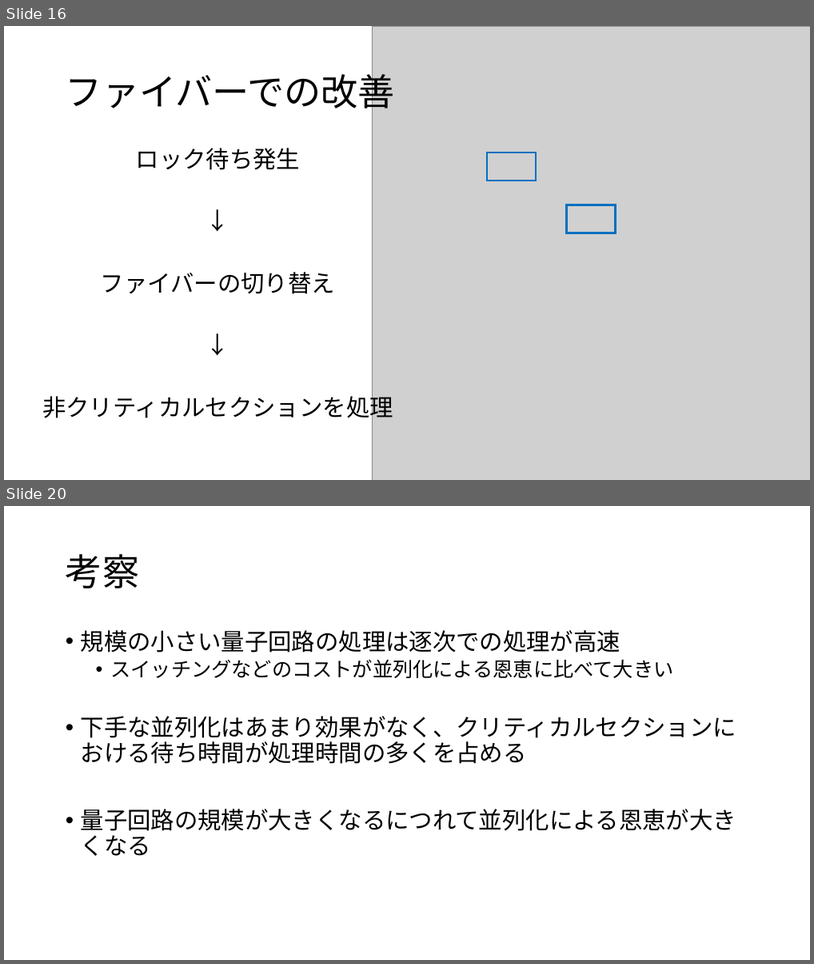
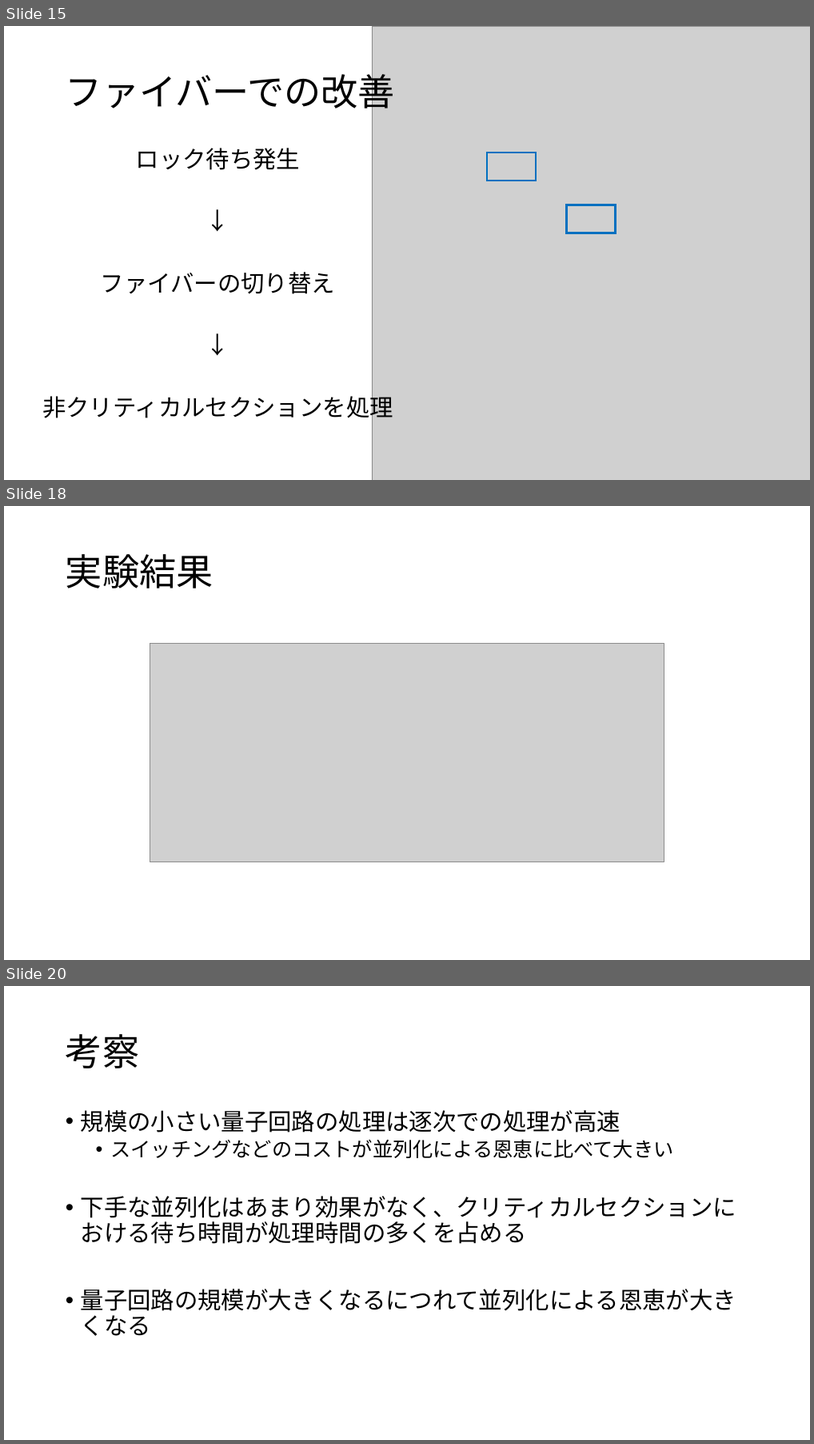
Before and after one commit to uj151133/my_quantum_simulator_with_gpu, a slide deck: docs/present.pptx. Shown one above the other, each under a label of ours: slides 16 and 20 before the commit, slides 15, 18 and 20 after it; the slides between them are not shown. The pictures are 814x964 and 814x1444 pixels, drawn with LibreOffice and Linux fonts; fonts in the diff are those of the drawing; grey boxes stand for pictures. Boxes give left, top, right and bottom in pixels: in the first picture for what was removed or moved away, otherwise in the second. Text is boxed around its words. In the diff, an @@ line names an element or a change of style, - is before the commit and + after.

```diff
--- a/docs/present.pptx
+++ b/docs/present.pptx
@@ slide 18 added at <box>4,506,810,960</box>, background #FFFFFF @@
@@ title added at <box>66,554,214,588</box>, 44 pt, text #000000 @@
+実験結果
@@ picture added at <box>150,644,665,862</box> @@
@@ what was slide 16 is now slide 15 @@
```
Also in this commit, not shown: 13 slides changed, 1 other slide added, 1 slide removed, 2 other files.
